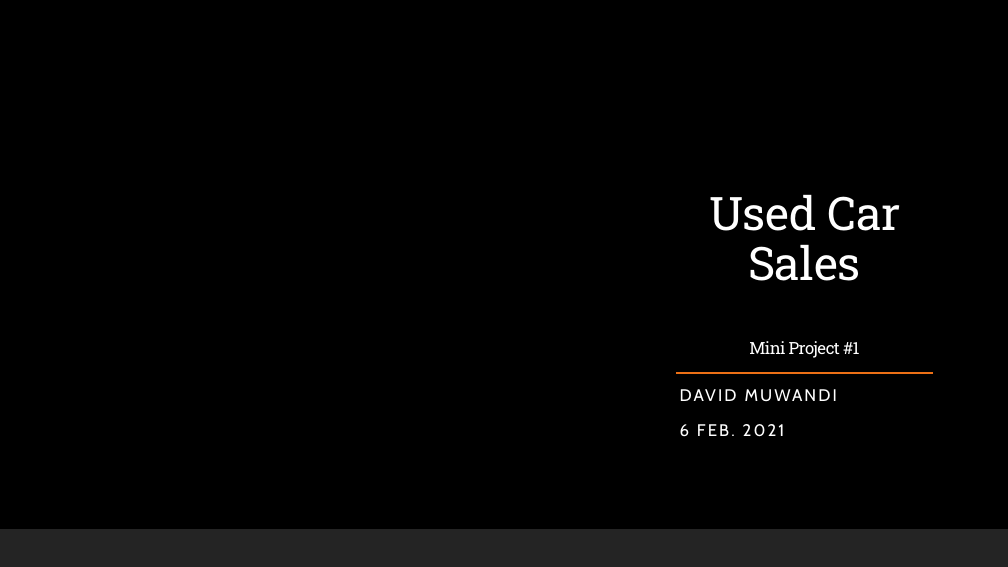
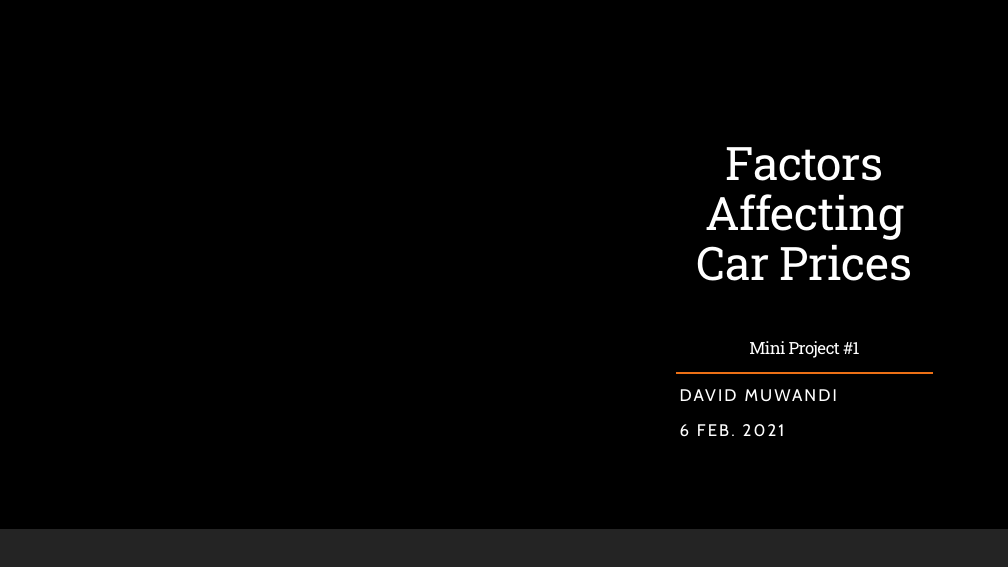
Before and after one commit to DavidMuwandi/Institue_of_data, a slide deck: slide 1 of Mini Project 1/Mini Project 1.pptx. Drawn at 1008x567 pixels with LibreOffice and Linux fonts; fonts in the diff are those of the drawing; background and template pictures are left out. Boxes give left, top, right and bottom in pixels: in the first picture for what was removed or moved away, otherwise in the second. Text is boxed around its words. In the diff, an @@ line names an element or a change of style, - is before the commit and + after.

```diff
--- a/Mini Project 1/Mini Project 1.pptx
+++ b/Mini Project 1/Mini Project 1.pptx
@@ title at bbox=[697, 147, 913, 358]: text changed; size 16 to 44 pt @@
-Used Car Sales
-Mini Project #1
+Factors Affecting Car Prices
+Mini Project #1
```
Also in this commit, not shown: 2 other files.
